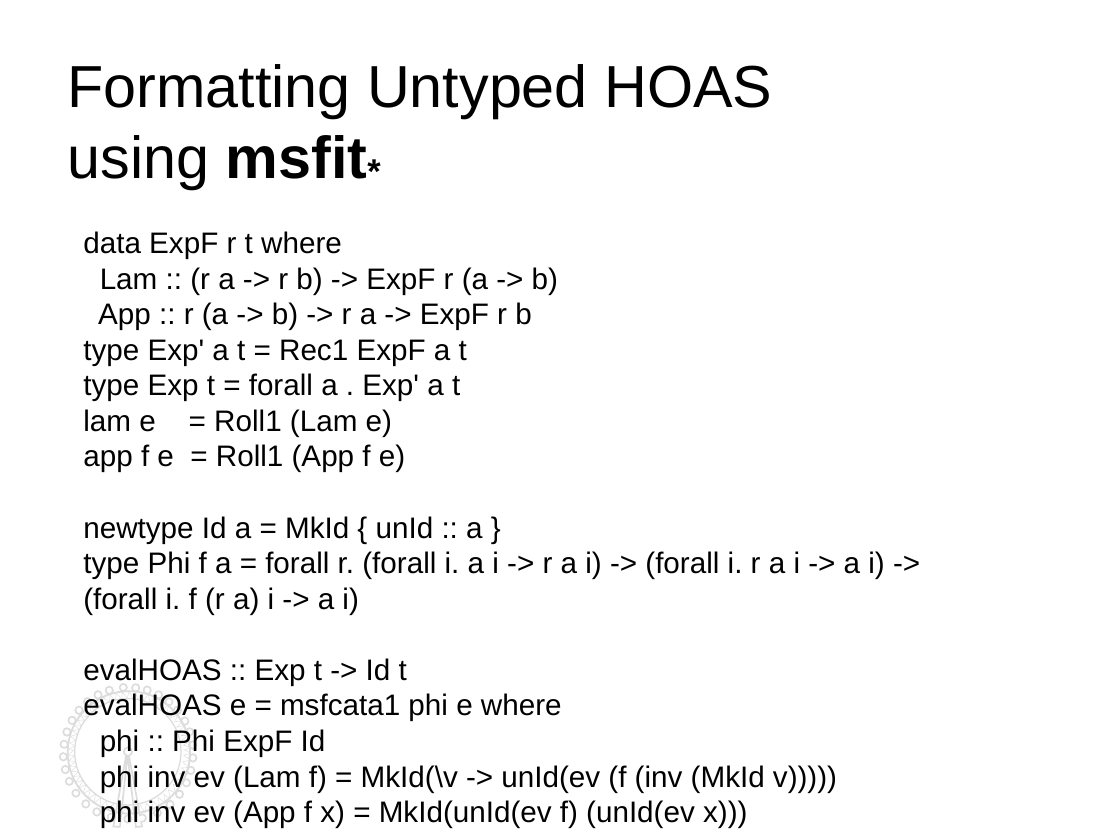
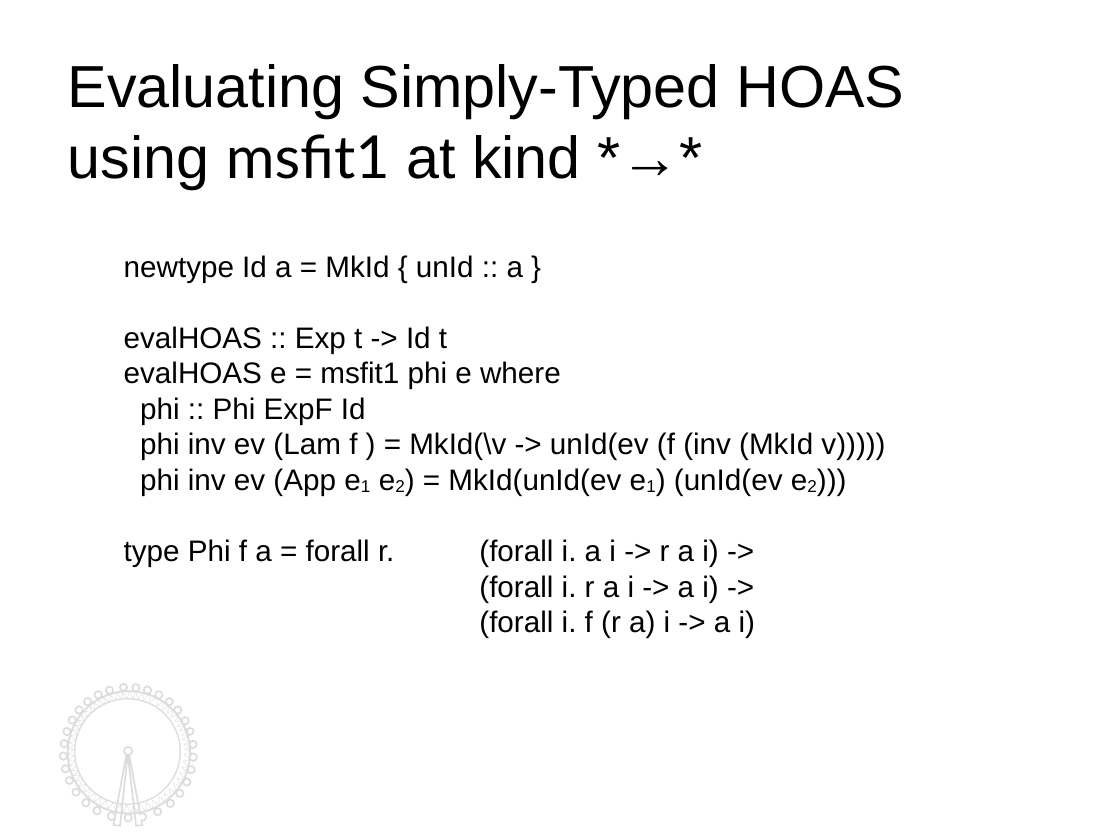
Before and after one commit to kyagrd/nax, a slide deck: slide 7 of trunk/draft/TYPES13/ppt/myslide.odp (slide 3 before the commit). Drawn at 1120x840 pixels with LibreOffice and Linux fonts; fonts in the diff are those of the drawing. Boxes give left, top, right and bottom in pixels: in the first picture for what was removed or moved away, otherwise in the second. Text is boxed around its words. In the diff, an @@ line names an element or a change of style, - is before the commit and + after.

```diff
--- a/trunk/draft/TYPES13/ppt/myslide.odp
+++ b/trunk/draft/TYPES13/ppt/myslide.odp
@@ text at [68, 64, 904, 189]: text changed @@
-Formatting Untyped HOAS
-using msfit*
+Evaluating Simply-Typed HOAS
+using msfit1 at kind *→*
@@ text at [83, 231, 558, 472]: paragraphs removed @@
-data ExpF r t where
-Lam :: (r a -> r b) -> ExpF r (a -> b)
-App :: r (a -> b) -> r a -> ExpF r b
-type Exp' a t = Rec1 ExpF a t
-type Exp t = forall a . Exp' a t
-lam e = Roll1 (Lam e)
-app f e = Roll1 (App f e)
@@ text "newtype Id a = MkId ...": place and size @@
-text "newtype Id a = MkId ..." at [83, 231, 884, 828]
+text "newtype Id a = MkId ..." at [124, 255, 885, 638]
@@ text at [124, 361, 561, 389]: text changed @@
-evalHOAS e = msfcata1 phi e where
+evalHOAS e = msfit1 phi e where
@@ text at [124, 432, 885, 638]: text changed @@
-phi inv ev (Lam f) = MkId(\v -> unId(ev (f (inv (MkId v)))))
-phi inv ev (App f x) = MkId(unId(ev f) (unId(ev x)))
+phi inv ev (Lam f ) = MkId(\v -> unId(ev (f (inv (MkId v)))))
+phi inv ev (App e1 e2) = MkId(unId(ev e1) (unId(ev e2)))
+type Phi f a = forall r. (forall i. a i -> r a i) ->
+(forall i. r a i -> a i) ->
+(forall i. f (r a) i -> a i)
@@ text at [83, 551, 884, 614]: paragraph removed @@
-type Phi f a = forall r. (forall i. a i -> r a i) -> (forall i. r a i -> a i) -> (forall i. f (r a) i -> a i)
@@ outline redrawn in 3 elements at [68, 692, 191, 814], [59, 685, 197, 827], [75, 699, 180, 804] @@
```
Also in this commit, not shown: 2 other slides changed, 6 slides added, 3 slides removed, 1 other file.
